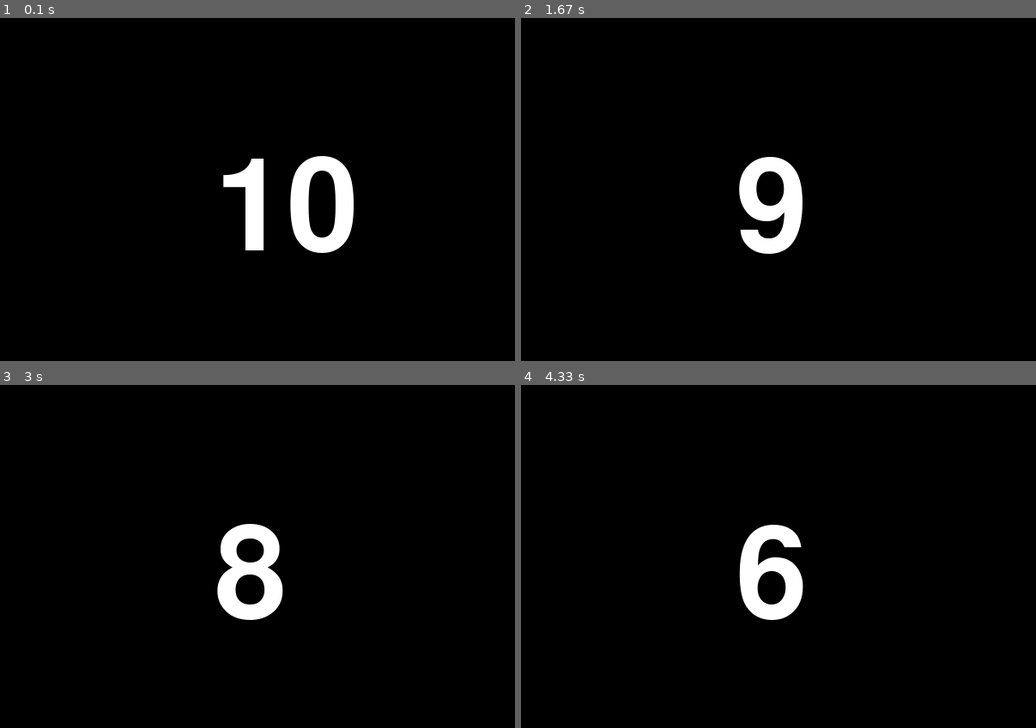
Above: before the commit, frames 1-4 (two rows, left to right).
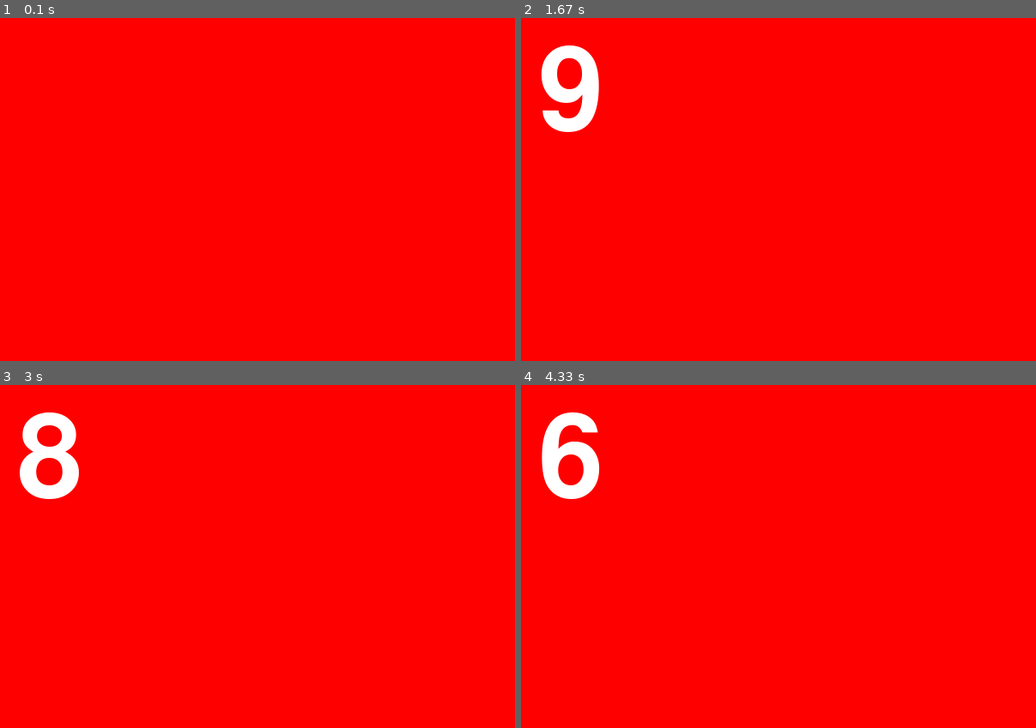
Above: after the commit, the same moments.

Repository: qiebzps/myCode
Game: pygame game, started from pygameFont/dogmove.py
The game is run twice, just before and just after one commit, with the same random seed, the same clock (stepped at 60 frames per second) and the same inputs.
Inputs:
- Up to frame 1 (0.1 s): no input
- Up to frame 2 (1.67 s): no input
- Up to frame 3 (3 s): no input
- Up to frame 4 (4.33 s): no input

The runs differ from the first frame. In frame 1, 100% of the frame differs, in the area x 0-100%, y 0-100%; in frame 2, 100%; in frame 3, 100%; in frame 4, 100%.

Commit message:
在记时为0时有音乐提醒。

Diff:
--- a/pygameFont/dogmove.py
+++ b/pygameFont/dogmove.py
@@ -6,44 +6,15 @@
 from pygame.locals import *
 from pygame.font import *
 
-def show_text(surface_handle, pos, text, color, font_bold = False, font_size = 13, font_italic = False):
-    '''
-    文字处理函数
-    input:
-        surface_handle:surface句柄
-        pox:文字显示位置
-        color:文字颜色
-        font_bold:是否加粗
-        font_size:字体大小
-        font_italic:是否斜体
-    oupput:
-        none
-    author:
-        zps
-    '''
-    # 获取系统字体，并设置文字大小
-    cur_font = pygame.font.SysFont("宋体", font_size)
-
-    # 设置是否加粗
-    cur_font.set_bold(font_bold)
-
-    # 设置是否斜体
-    cur_font.set_italic(font_italic)
-
-    #设置文字内容
-    text_fmt = cur_font.render(text,1,color)
-
-    # 绘制文字
-    surface_handle.blit(text_fmt, pos)
-
 pygame.init()
 screen = pygame.display.set_mode((600,400))
 pygame.display.set_caption("显示文字")
-# 填充白色
-#screen.fill((255.255.255))
+# 填充红色
+screen.fill((255,0,0))
 
 timer = 10
-show_text(screen, (250,150),str(timer) ,(255,255,255),font_size = 221)
+cur_font = pygame.font.SysFont("宋体",200)  # 设置字体及大小
+
 pygame.display.update()
 # main loop
 while True:
@@ -56,6 +27,13 @@
         timer -= 1
         time.sleep(1)
     screen.fill([0,0,0])
-    show_text(screen, (250,150),str(timer) ,(255,255,255),font_size = 221)
+    #show_text(screen, (250,150),str(timer) ,(255,255,255),font_size = 221)
+    text = cur_font.render(str(timer),1,[255,255,255])  # 内容，，颜色
+    screen.fill((255,0,0))  # 填充红色
+    screen.blit(text, (20,20)) #
+    if timer == 0:
+        pygame.mixer.music.load("dog.wav")
+        pygame.mixer.music.play(1)
+        timer = 10
     # 刷新
     pygame.display.update()
Not shown, added: pygameFont/dog.wav
